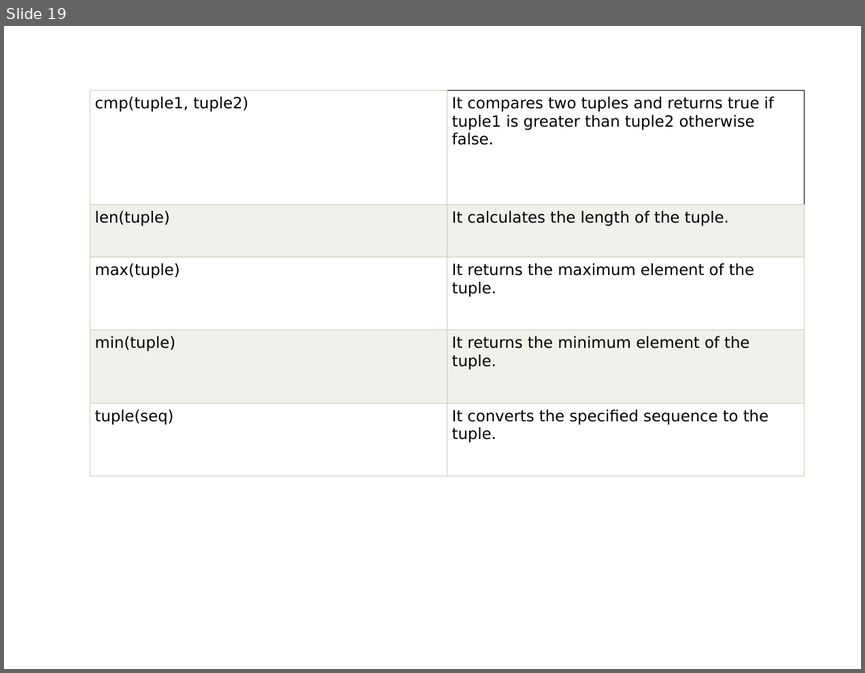
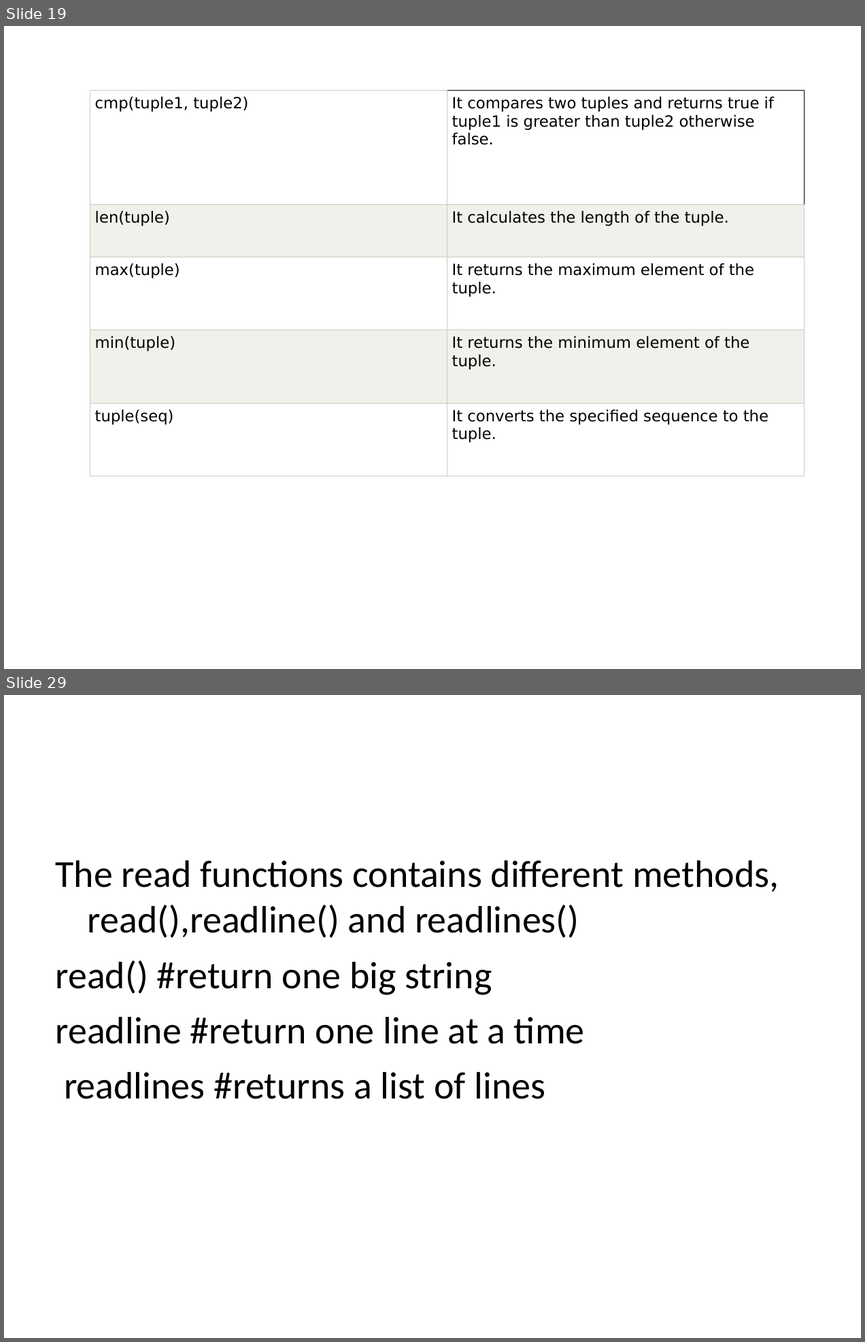
Before and after one commit to vishalamc/pythonexamples, a slide deck: Data Structure in Python.ppt. Shown one above the other, each under a label of ours: slide 19 before the commit, slides 19 and 29 after it; the slides between them are not shown. The pictures are 865x673 and 865x1342 pixels, drawn with LibreOffice and Linux fonts; fonts in the diff are those of the drawing. Boxes give left, top, right and bottom in pixels: in the first picture for what was removed or moved away, otherwise in the second. Text is boxed around its words. In the diff, an @@ line names an element or a change of style, - is before the commit and + after.

```diff
--- a/Data Structure in Python.ppt
+++ b/Data Structure in Python.ppt
@@ slide 29 added at [4,695,861,1338], background #FFFFFF @@
@@ text added at [55,860,779,1099], 32 pt, text #000000 @@
+The read functions contains different methods, read(),readline() and readlines()
+read() #return one big string
+readline #return one line at a time
+readlines #returns a list of lines
```
Also in this commit, not shown: 10 other slides added, 7 other files.
